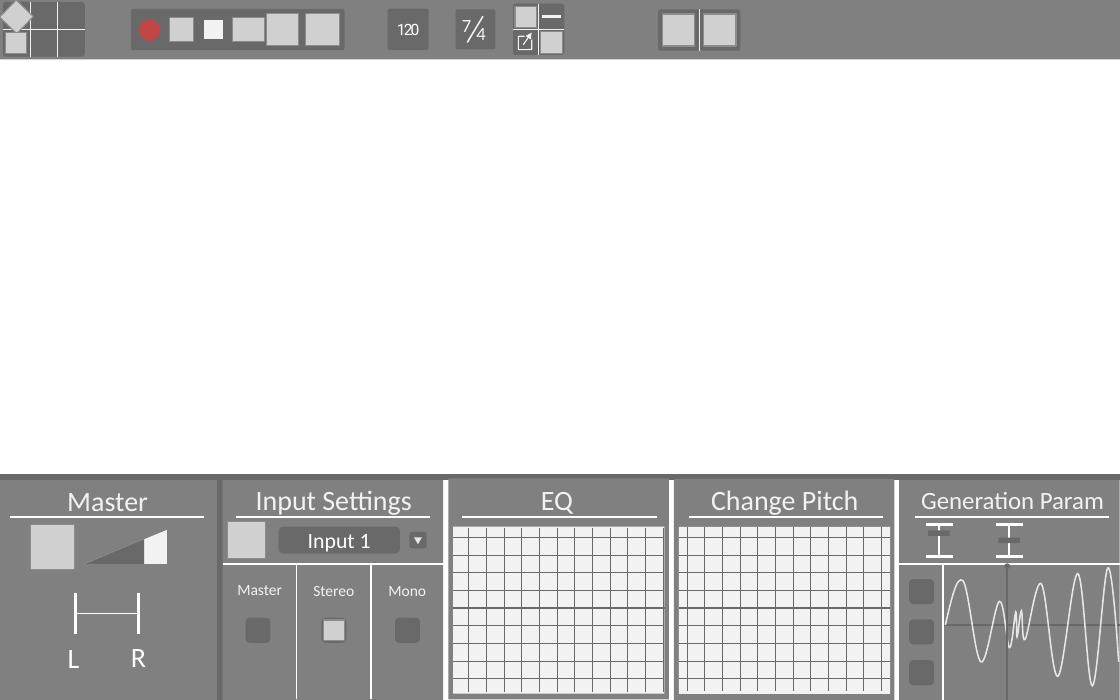
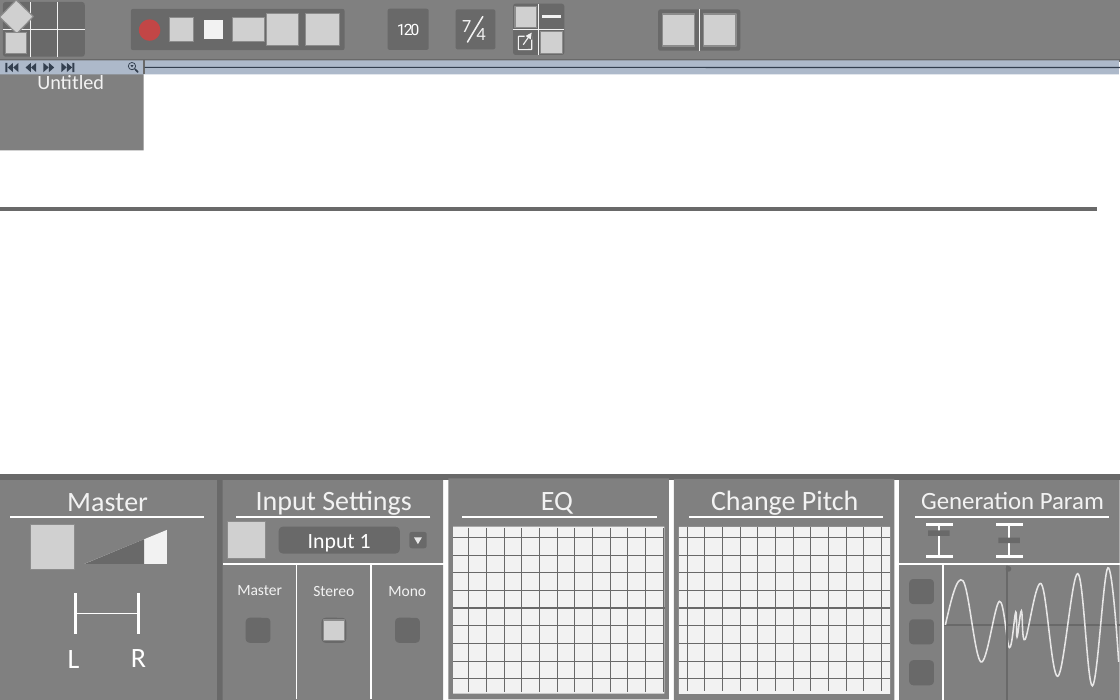
Before and after one commit to junlin0320/DAW, a slide deck: slide 2 of DAW.pptx. Drawn at 1120x700 pixels with LibreOffice and Linux fonts; fonts in the diff are those of the drawing; grey boxes stand for pictures; background and template pictures are left out. Boxes give left, top, right and bottom in pixels: in the first picture for what was removed or moved away, otherwise in the second. Text is boxed around its words. In the diff, an @@ line names an element or a change of style, - is before the commit and + after.

```diff
--- a/DAW.pptx
+++ b/DAW.pptx
@@ line added from (144, 74) to (144, 59), #696969 1 pt @@
@@ rectangle added at <box>0,74,143,150</box>, fill #808080 @@
@@ line added from (0, 60) to (1120, 60), #696969 2 pt @@
@@ rectangle added at <box>0,60,1119,74</box>, fill #ADB9CA @@
@@ freeform shape added at <box>6,63,8,72</box>, fill #333F50 @@
@@ freeform shape added at <box>8,63,13,72</box>, fill #333F50 @@
@@ freeform shape added at <box>13,63,19,72</box>, fill #333F50 @@
@@ freeform shape added at <box>26,63,31,72</box>, fill #333F50 @@
@@ freeform shape added at <box>31,63,37,72</box>, fill #333F50 @@
@@ text added at <box>37,72,104,89</box>, 13 pt, text #F2F2F2 @@
+Untitled
@@ freeform shape added at <box>44,63,49,72</box>, fill #333F50 @@
@@ freeform shape added at <box>49,63,55,72</box>, fill #333F50 @@
@@ freeform shape added at <box>62,63,67,72</box>, fill #333F50 @@
@@ freeform shape added at <box>67,63,73,72</box>, fill #333F50 @@
@@ freeform shape added at <box>73,63,75,72</box>, fill #333F50 @@
@@ freeform shape added at <box>128,62,139,73</box>, fill #333F50 @@
@@ triangle added at <box>131,65,134,67</box>, fill #333F50 @@
@@ line added from (144, 67) to (1120, 67), #333F50 0.75 pt @@
@@ line added from (0, 209) to (1096, 209), #696969 2 pt @@
```
Also in this commit, not shown: 1 other slide changed.
